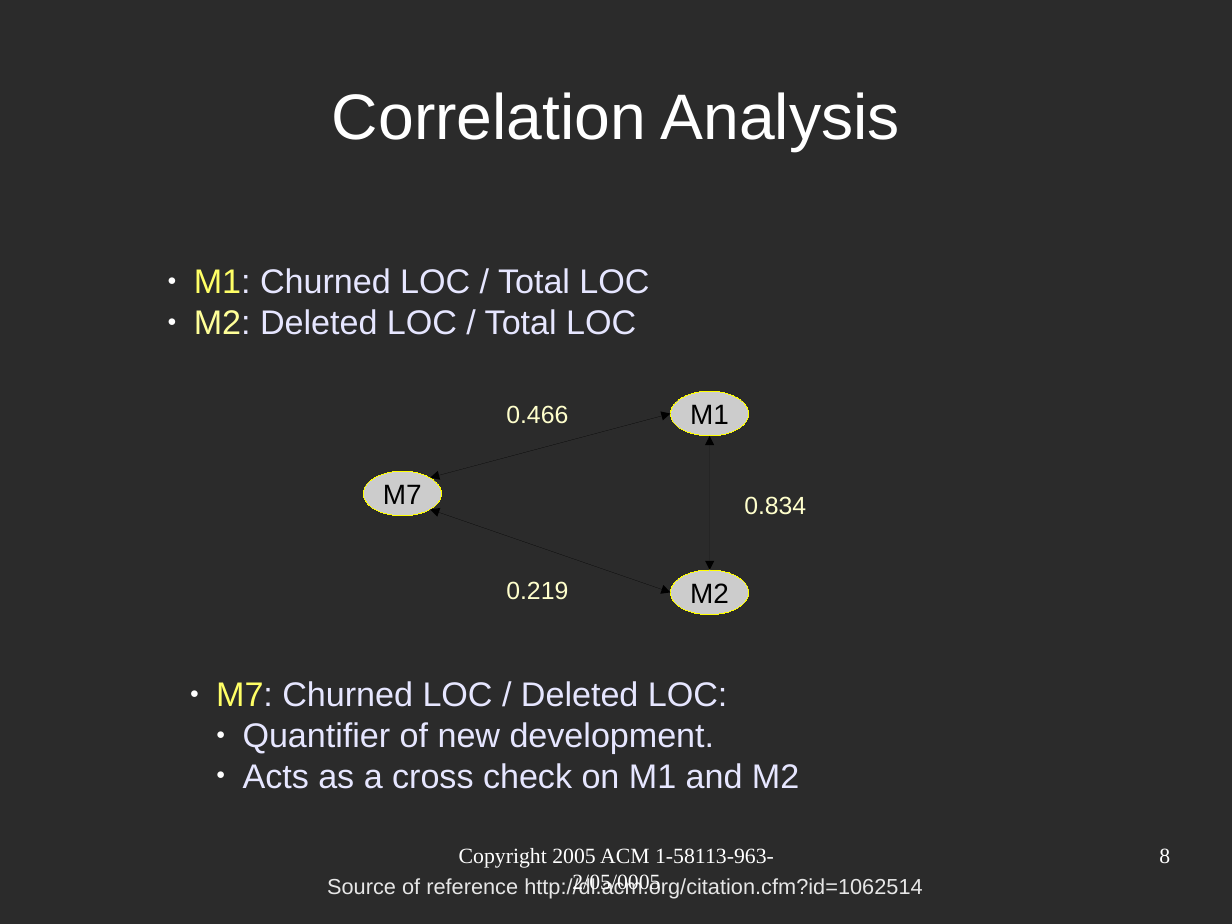
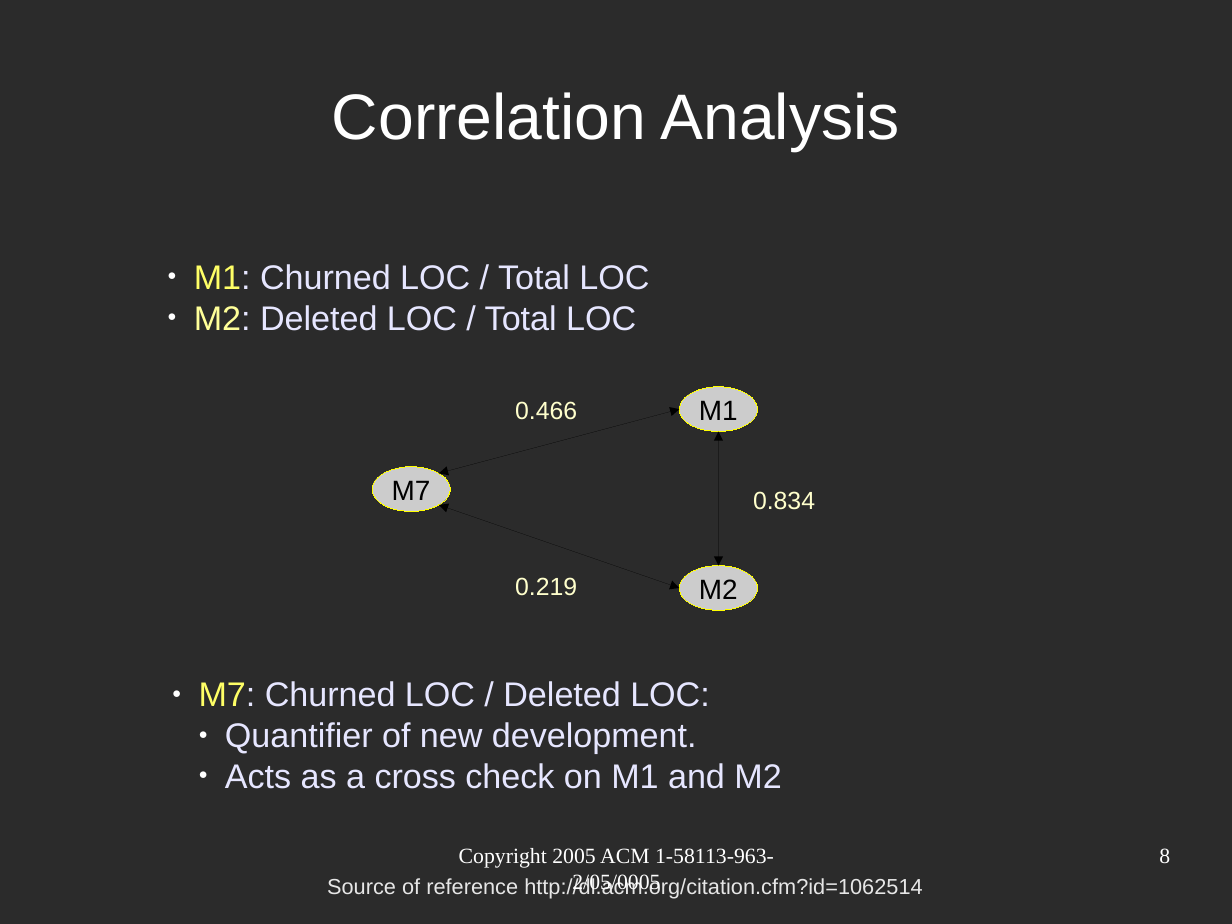
Before and after one commit to tajmilur-rahman/SOEN691D, a slide deck: slide 8 of presentation/Nagappan2005.odp. Drawn at 1232x924 pixels with LibreOffice and Linux fonts; fonts in the diff are those of the drawing; background and template pictures are left out; a plain dark background stands for a picture behind light text. Boxes give left, top, right and bottom in pixels: in the first picture for what was removed or moved away, otherwise in the second. Text is boxed around its words. In the diff, an @@ line names an element or a change of style, - is before the commit and + after.

```diff
--- a/presentation/Nagappan2005.odp
+++ b/presentation/Nagappan2005.odp
@@ text "M1: Churned LOC / Total ...": place and size @@
-text "M1: Churned LOC / Total ..." at (194,268,649,335)
+text "M1: Churned LOC / Total ..." at (194,264,649,331)
@@ 3 ellipses, 3 texts, 3 double arrows: place and size @@
-3 ellipses, 3 texts, 3 double arrows at (363,391,806,615)
+3 ellipses, 3 texts, 3 double arrows at (372,387,815,610)
@@ text "M7: Churned LOC / Deleted ...": place and size @@
-text "M7: Churned LOC / Deleted ..." at (216,681,799,789)
+text "M7: Churned LOC / Deleted ..." at (199,681,781,789)
```
Also in this commit, not shown: 4 other slides changed, 40 other files.
